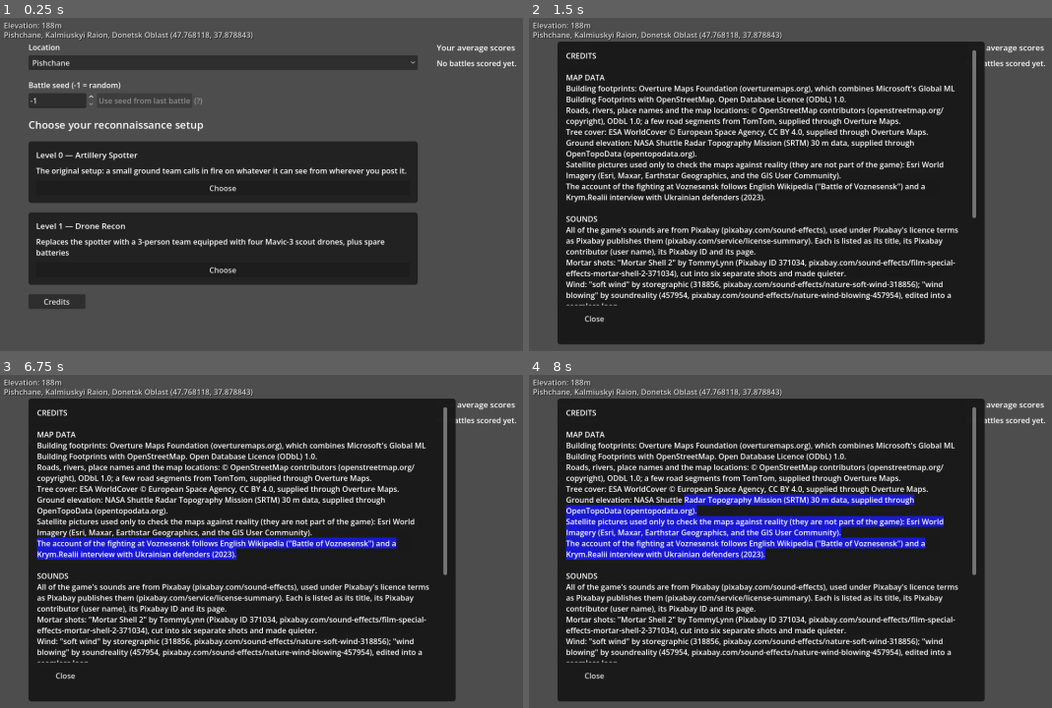
Above: before the commit, frames 1-4 (two rows, left to right).
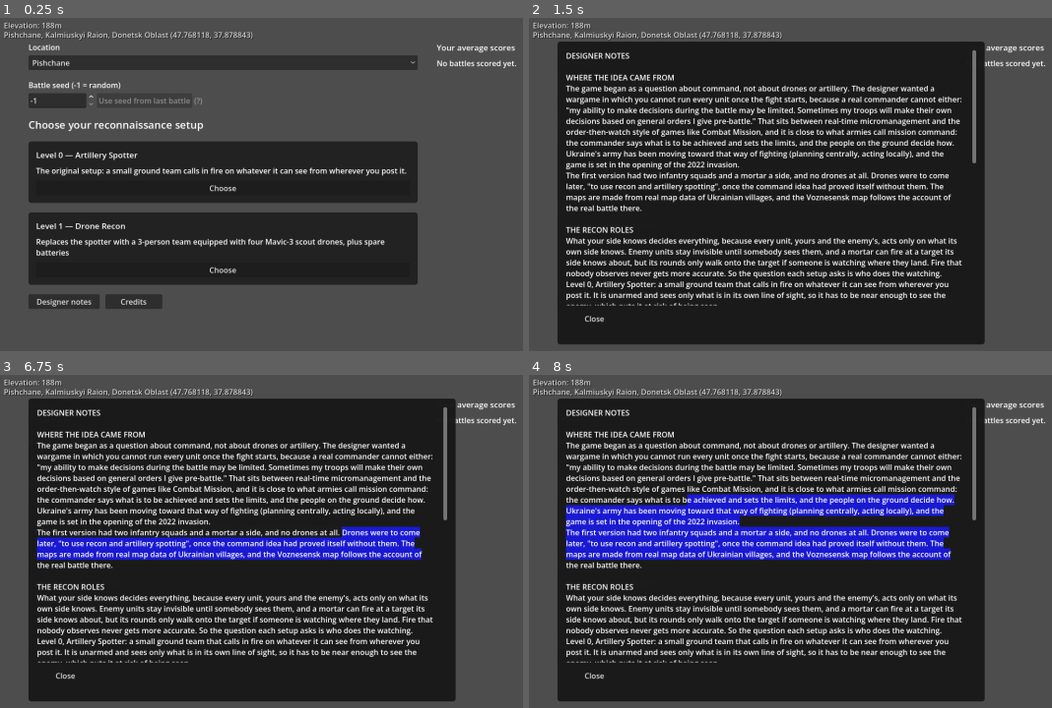
Above: after the commit, the same moments.

Repository: verybadcat/Drones
Game: Godot game, scene res://scenes/Main.tscn
Same seed, same stepped clock (60 frames per second), same inputs: the game is played once before the commit and once after it. Sound files missing from this copy of the repository are replaced by a short silence.
Inputs (mouse positions are in pixels of both pictures, inside the frame that each line leads up to):
- Up to frame 1 (0.25 s): no input
- Up to frame 2 (1.5 s): click (591, 301) at 0.5 s, where only the run after the commit has a clickable "Designer notes"; click "Credits" at 1.25 s
- Up to frame 3 (6.75 s): click "Pishchane" at 2 s; click "Choose" at 2.75 s; click "Choose" at 3.5 s; tap Enter at 4.25, 5.75 s; move the mouse to (355, 628) at 4.27 s; hold D 4.28-5 s; tap I at 4.35, 5.85 s; click (355, 628) at 4.42 s; tap Space at 5, 6.5 s; drag from (outside the picture) to (355, 628) at 5.02 s; move the mouse to (156, 501) at 5.77 s; drag from (434, 554) to (156, 501) at 6.52 s
- Up to frame 4 (8 s): tap Enter at 7.25 s; move the mouse to (806, 464) at 7.27 s; tap I at 7.35 s

The runs differ from the first frame. In frame 1, 0.6% of the frame differs, in the area x 6-32%, y 83-88%; in frame 2, 17%; in frame 3, 18%; in frame 4, 20%, in the area x 6-86%, y 10-87%.

Commit message:
A Designer notes page on the opening screen, with Credits to its right
Co-Authored-By: Claude Sonnet 5.5 <noreply@anthropic.com>

Diff:
--- a/scripts/level_select_screen.gd
+++ b/scripts/level_select_screen.gd
@@ -40,6 +40,8 @@
 ## The "Credits" button and the page it opens (see _toggle_credits); the panel is built the first time it is wanted.
 var credits_button: Button = null
 var credits_panel: PanelContainer = null
+var designer_notes_button: Button = null
+var designer_notes_panel: PanelContainer = null
 
 const SETUP_WIDTH: float = 820.0
 const CELL_SIZE := Vector2(200, 58)
@@ -78,7 +80,7 @@
 		GameConfig.ReconMode.DRONE_TEAM
 	))
 
-	root.add_child(_build_credits_button())
+	root.add_child(_build_page_buttons())
 
 	columns.add_child(_build_score_history())
 
@@ -416,49 +418,105 @@
 	])
 
 
-func _build_credits_button() -> Control:
+## "Designer notes" and, to its right, "Credits": the two pages that open over the setup.
+func _build_page_buttons() -> Control:
+	var row := HBoxContainer.new()
+	row.add_theme_constant_override("separation", 12)
+	row.size_flags_horizontal = Control.SIZE_SHRINK_BEGIN
+	designer_notes_button = Button.new()
+	designer_notes_button.text = "Designer notes"
+	designer_notes_button.custom_minimum_size = Vector2(150, 0)
+	designer_notes_button.pressed.connect(_toggle_designer_notes)
+	row.add_child(designer_notes_button)
 	credits_button = Button.new()
 	credits_button.text = "Credits"
 	credits_button.custom_minimum_size = Vector2(120, 0)
-	credits_button.size_flags_horizontal = Control.SIZE_SHRINK_BEGIN
 	credits_button.pressed.connect(_toggle_credits)
-	return credits_button
-
-
-## Opens the credits page over the setup (or closes it again). Built on first use.
+	row.add_child(credits_button)
+	return row
+
+
+## Opens the credits page over the setup (or closes it again). Built on first use. Only one of the two pages shows at a time.
 func _toggle_credits() -> void:
 	if credits_panel == null:
-		credits_panel = PanelContainer.new()
-		credits_panel.position = Vector2(60, 50)
-		credits_panel.custom_minimum_size = Vector2(900, 640)
-		credits_panel.z_index = 100
-		var style := StyleBoxFlat.new()
-		style.bg_color = Color(0.1, 0.1, 0.1, 0.98)
-		style.set_content_margin_all(18.0)
-		style.set_corner_radius_all(6.0)
-		credits_panel.add_theme_stylebox_override("panel", style)
-		var box := VBoxContainer.new()
-		box.add_theme_constant_override("separation", 12)
-		credits_panel.add_child(box)
-		var scroll := ScrollContainer.new()
-		scroll.custom_minimum_size = Vector2(860, 540)
-		scroll.horizontal_scroll_mode = ScrollContainer.SCROLL_MODE_DISABLED
-		box.add_child(scroll)
-		var body := GameConfig.make_selectable_label(credits_text())
-		body.autowrap_mode = TextServer.AUTOWRAP_WORD_SMART
-		body.custom_minimum_size = Vector2(840, 0)
-		scroll.add_child(body)
-		var close := Button.new()
-		close.text = "Close"
-		close.custom_minimum_size = Vector2(120, 0)
-		close.size_flags_horizontal = Control.SIZE_SHRINK_BEGIN
-		close.pressed.connect(_toggle_credits)
-		box.add_child(close)
-		add_child(credits_panel)
+		credits_panel = _build_page_panel(credits_text(), _toggle_credits)
+	if designer_notes_panel != null:
+		designer_notes_panel.visible = false
+	credits_panel.visible = not credits_panel.visible
+
+
+## Opens the designer notes over the setup (or closes them again), the same way.
+func _toggle_designer_notes() -> void:
+	if designer_notes_panel == null:
+		designer_notes_panel = _build_page_panel(designer_notes_text(), _toggle_designer_notes)
+	if credits_panel != null:
 		credits_panel.visible = false
-	credits_panel.visible = not credits_panel.visible
-
-
+	designer_notes_panel.visible = not designer_notes_panel.visible
+
+
+## A page over the setup: the text in a scrolling box and a Close button that calls `on_close`. Starts hidden.
+func _build_page_panel(text: String, on_close: Callable) -> PanelContainer:
+	var panel := PanelContainer.new()
+	panel.position = Vector2(60, 50)
+	panel.custom_minimum_size = Vector2(900, 640)
+	panel.z_index = 100
+	var style := StyleBoxFlat.new()
+	style.bg_color = Color(0.1, 0.1, 0.1, 0.98)
+	style.set_content_margin_all(18.0)
+	style.set_corner_radius_all(6.0)
+	panel.add_theme_stylebox_override("panel", style)
+	var box := VBoxContainer.new()
+	box.add_theme_constant_override("separation", 12)
+	panel.add_child(box)
+	var scroll := ScrollContainer.new()
+	scroll.custom_minimum_size = Vector2(860, 540)
+	scroll.horizontal_scroll_mode = ScrollContainer.SCROLL_MODE_DISABLED
+	box.add_child(scroll)
+	var body := GameConfig.make_selectable_label(text)
+	body.autowrap_mode = TextServer.AUTOWRAP_WORD_SMART
+	body.custom_minimum_size = Vector2(840, 0)
+	scroll.add_child(body)
+	var close := Button.new()
+	close.text = "Close"
+	close.custom_minimum_size = Vector2(120, 0)
+	close.size_flags_horizontal = Control.SIZE_SHRINK_BEGIN
+	close.pressed.connect(on_close)
+	box.add_child(close)
+	add_child(panel)
+	panel.visible = false
+	return panel
+
+
+## The designer notes page (direct user request: "a 'designer notes' page ... where the idea for the game came from, the different recon
+## roles, and also the role of the player as commander, and why it is not a twitch game"). Written from the design record (the first
+## design document and its revision log, docs/designs/tactical-commander-doctrine.md) and from the game's own rules; the figures
+## are taken from the constants so the page cannot drift from the game.
+static func designer_notes_text() -> String:
+	var tactical_minute_per_second: int = int(GameConfig.TIME_SCALE_NORMAL / 60.0)
+	var shell_flight_s: int = int(GameConfig.MORTAR_FLIGHT_TIME)
+	var fast_forward_ratio: int = int(GameConfig.TIME_SCALE_FAST_FORWARD / GameConfig.TIME_SCALE_NORMAL)
+	var squad_metres_per_second: int = int(round(GameConfig.ENEMY_ADVANCE_SPEED / GameConfig.PIXELS_PER_METER * GameConfig.TIME_SCALE_NORMAL / 10.0)) * 10
+	return "\n".join([
+		"DESIGNER NOTES",
+		"",
+		"WHERE THE IDEA CAME FROM",
+		"The game began as a question about command, not about drones or artillery. The designer wanted a wargame in which you cannot run every unit once the fight starts, because a real commander cannot either: \"my ability to make decisions during the battle may be limited. Sometimes my troops will make their own decisions based on general orders I give pre-battle.\" That sits between real-time micromanagement and the order-then-watch style of games like Combat Mission, and it is close to what armies call mission command: the commander says what is to be achieved and sets the limits, and the people on the ground decide how. Ukraine's army has been moving toward that way of fighting (planning centrally, acting locally), and the game is set in the opening of the 2022 invasion.",
+		"The first version had two infantry squads and a mortar a side, and no drones at all. Drones were to come later, \"to use recon and artillery spotting\", once the command idea had proved itself without them. The maps are made from real map data of Ukrainian villages, and the Voznesensk map follows the account of the real battle there.",
+		"",
+		"THE RECON ROLES",
+		"What your side knows decides everything, because every unit, yours and the enemy's, acts only on what its own side knows. Enemy units stay invisible until somebody sees them, and a mortar can fire at a target its side knows about, but its rounds only walk onto the target if someone is watching where they land. Fire that nobody observes never gets more accurate. So the question each setup asks is who does the watching.",
+		"Level 0, Artillery Spotter: a small ground team that calls in fire on whatever it can see from wherever you post it. It is unarmed and sees only what is in its own line of sight, so it has to be near enough to see the enemy, which puts it at risk of being seen.",
+		"Level 1, Drone Recon: a 3-person team with four Mavic 3 scout drones and spare batteries replaces the spotter. A drone sees much more ground, and one directly over a target lets the mortar's fire close in on it within a few rounds. The team's pilot decides where the drones look and flies them, so you do not. They are out of reach of ground fire in the game; what limits them is battery, wind and rain, and the team on the ground, which can still be found and lost.",
+		"Your squads watch too, and their eyes count for something, but they are the weakest observers of the fall of shot. Each setup is scored separately, so the two levels can be compared.",
+		"",
+		"YOU ARE THE COMMANDER",
+		"You are not a unit and you do not steer one. Before the battle you decide where the squads, the mortar and the recon team start. The standing orders are the ones a force would carry in: squads break off at 50%% casualties, and the mortar fires and moves rather than stay where it is found. After that the units decide: squads advance, take cover and fight, the mortar chooses its targets, when to move and when to hold fire, and the pilot flies.",
+		"During the battle you have a few blunt orders: click a unit for its orders card (fall back; for the mortar, whether it may spend ammunition on enemy squads), or order every unit to fall back, or withdraw the whole force, or clear what you have ordered. You can pause and think at any time. To see why units did what they did, the AI inspector (I), the enemy heat map (E) and the drone pilot's reasoning (D) are on keys. You are judged on the result: how well the setup and the few orders fit the situation.",
+		"",
+		"WHY IT IS NOT A TWITCH GAME",
+		"The pace rules it out. While the two sides are in contact, one second of your time is %d tactical minute. A mortar round takes %d tactical seconds to land, less than one second of yours, and a squad on foot covers about %d m in that second. No one could micromanage that, and no one could on a real battlefield: by the time a commander hears of something and answers, the situation has already changed. When nobody sees an enemy the clock runs %d times faster.",
+		"What is scarce is information and foresight, not reflexes. The skill is in choosing where to stand, what to watch with, and when to give up ground, before the fighting starts, and in reading afterwards what happened and why. The aim is that after watching a squad hold or break, you want to change what you set up and try again, which is why the same seed gives the same weather and the same enemy force.",
+	]) % [tactical_minute_per_second, shell_flight_s, squad_metres_per_second, fast_forward_ratio]
 func _build_option(title_text: String, body_text: String, mode: GameConfig.ReconMode) -> Control:
 	var box := PanelContainer.new()
 	box.custom_minimum_size = Vector2(820, 0)
--- /dev/null
+++ b/scripts/tests/test_designer_notes_page.gd
@@ -0,0 +1,107 @@
+extends SceneTree
+## Direct user request: "Let's add a 'designer notes' page. The button for it can go where 'credits' is now, with 'credits' to the right of
+## it. This should explain where the idea for the game came from, the different recon roles, and also the role of the player as commander,
+## and why it is not a twitch game."
+##
+## The opening screen (LevelSelectScreen) has a "Designer notes" button where Credits was, Credits to its right; each opens a page with a
+## Close button, and only one page shows at a time. The notes cover the four subjects, and what they say about the game is tied to the
+## game's own rules (the defaults, the keys, the pace), so it cannot quietly go out of date.
+##
+## Run: godot --headless --path . --script scripts/tests/test_designer_notes_page.gd
+var failures := 0
+
+func check(condition: bool, message: String) -> void:
+	if not condition:
+		failures += 1
+		push_error(message)
+
+func _initialize() -> void:
+	call_deferred("run")
+
+func all_text(node: Node) -> String:
+	var out := ""
+	if node is RichTextLabel:
+		out += (node as RichTextLabel).get_parsed_text() + "\n"
+	elif node is Label:
+		out += (node as Label).text + "\n"
+	for child in node.get_children():
+		out += all_text(child)
+	return out
+
+func close_button(panel: Control) -> Button:
+	for b in panel.find_children("*", "Button", true, false):
+		if (b as Button).text == "Close":
+			return b
+	return null
+
+func run() -> void:
+	var text: String = LevelSelectScreen.designer_notes_text()
+	# the four subjects
+	for heading in ["WHERE THE IDEA CAME FROM", "THE RECON ROLES", "YOU ARE THE COMMANDER", "WHY IT IS NOT A TWITCH GAME"]:
+		check(heading in text, "The notes have a section: %s" % heading)
+	for needle in ["mission command", "my ability to make decisions during the battle may be limited", "2022", "Artillery Spotter", "Drone Recon", "Mavic 3", "micromanage", "pause"]:
+		check(needle in text, "The notes mention %s" % needle)
+	# no format codes left in the text, and the percentages are single
+	check(not ("%d" in text) and not ("%%" in text) and not ("%s" in text), "No unfilled format code is left in the text")
+	check("50% casualties" in text, "...and the percentage reads as one")
+
+	# the figures come from the game's own constants
+	var minutes: int = int(GameConfig.TIME_SCALE_NORMAL / 60.0)
+	check(("one second of your time is %d tactical minute" % minutes) in text, "The pace stated is the game's (1 real second = %d tactical minute)" % minutes)
+	check(("%d tactical seconds to land" % int(GameConfig.MORTAR_FLIGHT_TIME)) in text, "...a mortar round's flight time is the game's (%d s)" % int(GameConfig.MORTAR_FLIGHT_TIME))
+	check(("runs %d times faster" % int(GameConfig.TIME_SCALE_FAST_FORWARD / GameConfig.TIME_SCALE_NORMAL)) in text, "...and so is the fast-forward ratio")
+	var squad_m: int = int(round(GameConfig.ENEMY_ADVANCE_SPEED / GameConfig.PIXELS_PER_METER * GameConfig.TIME_SCALE_NORMAL / 10.0)) * 10
+	check(("about %d m in that second" % squad_m) in text and squad_m >= 60 and squad_m <= 120, "...and a squad's pace (about %d m a second of the player's time)" % squad_m)
+
+	# what it says about the commander's standing orders and keys is what the game does
+	var main = load("res://scripts/main.gd").new()
+	root.add_child(main)
+	await process_frame
+	main._show_deployment()
+	await process_frame
+	var doctrine: Dictionary = main.current_screen.build_doctrine()
+	check(is_equal_approx(doctrine.squads[0].retreat_threshold, 0.5), "Squads do break off at 50% casualties by default, as the notes say")
+	check(doctrine.mortar.shoot_and_scoot == true, "...and the mortar does shoot and move by default")
+	var keys_text := ""
+	for pair in KeysHelp.KEYS:
+		keys_text += str(pair[0]) + " " + str(pair[1]) + "\n"
+	check("(I)" in text and "(E)" in text and "(D)" in text and keys_text.contains("I") and keys_text.contains("E") and keys_text.contains("D"), "The keys the notes name (I, E, D) are in the keys list")
+	main.queue_free()
+	await process_frame
+
+	# the buttons and the pages
+	var screen := LevelSelectScreen.new()
+	root.add_child(screen)
+	await process_frame
+	var notes_button: Button = screen.designer_notes_button
+	var credits_button: Button = screen.credits_button
+	check(notes_button != null and notes_button.text == "Designer notes", "The opening screen has a Designer notes button")
+	check(credits_button != null and credits_button.text == "Credits", "...and a Credits button")
+	check(notes_button.get_parent() == credits_button.get_parent(), "...in the same row")
+	check(notes_button.get_index() < credits_button.get_index(), "...with Credits to the right of Designer notes (index %d, %d)" % [notes_button.get_index(), credits_button.get_index()])
+	await process_frame
+	check(credits_button.global_position.x >= notes_button.global_position.x + notes_button.size.x and is_equal_approx(credits_button.global_position.y, notes_button.global_position.y), "...on the same line, not overlapping")
+	check(screen.designer_notes_panel == null or not screen.designer_notes_panel.visible, "The notes are not showing until asked for")
+	notes_button.pressed.emit()
+	await process_frame
+	check(screen.designer_notes_panel != null and screen.designer_notes_panel.visible, "Pressing Designer notes opens the page")
+	var shown: String = all_text(screen.designer_notes_panel)
+	check("WHY IT IS NOT A TWITCH GAME" in shown and "Drone Recon" in shown, "...showing the notes")
+	var close: Button = close_button(screen.designer_notes_panel)
+	check(close != null, "...with a Close button")
+	# only one page at a time
+	credits_button.pressed.emit()
+	await process_frame
+	check(screen.credits_panel.visible and not screen.designer_notes_panel.visible, "Opening Credits puts the notes away")
+	notes_button.pressed.emit()
+	await process_frame
+	check(screen.designer_notes_panel.visible and not screen.credits_panel.visible, "...and opening the notes puts Credits away")
+	if close != null:
+		close.pressed.emit()
+		await process_frame
+		check(not screen.designer_notes_panel.visible, "Close puts the notes away")
+		notes_button.pressed.emit()
+		await process_frame
+		check(screen.designer_notes_panel.visible, "...and Designer notes brings them back")
+	print("Designer notes page tests: %d failures" % failures)
+	quit(1 if failures else 0)
Not shown, changed: docs/designs/tactical-commander-doctrine.md
